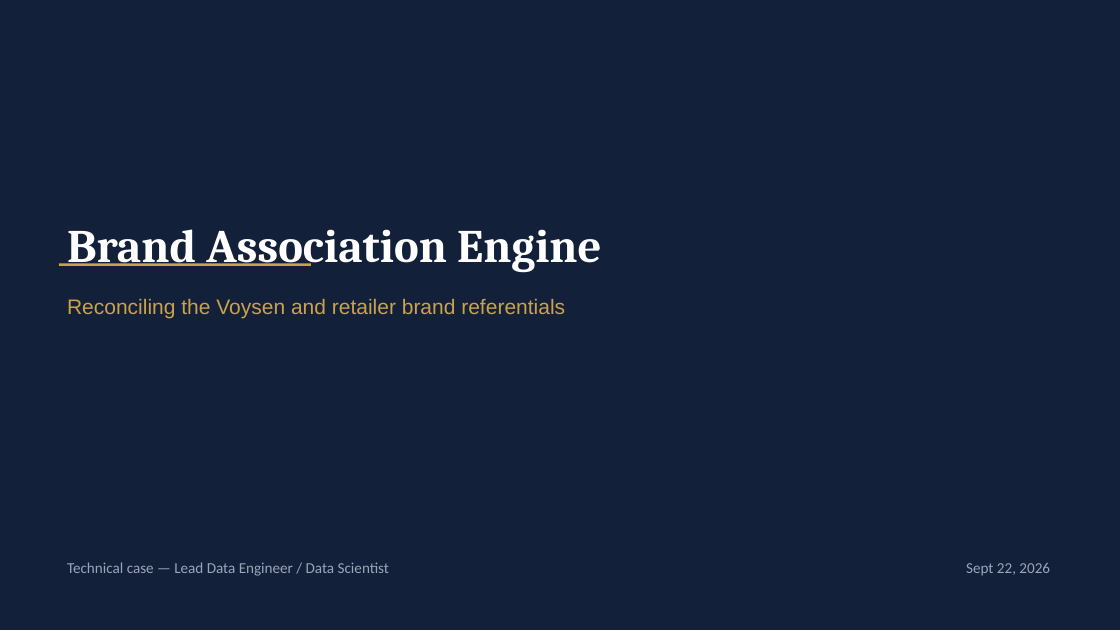
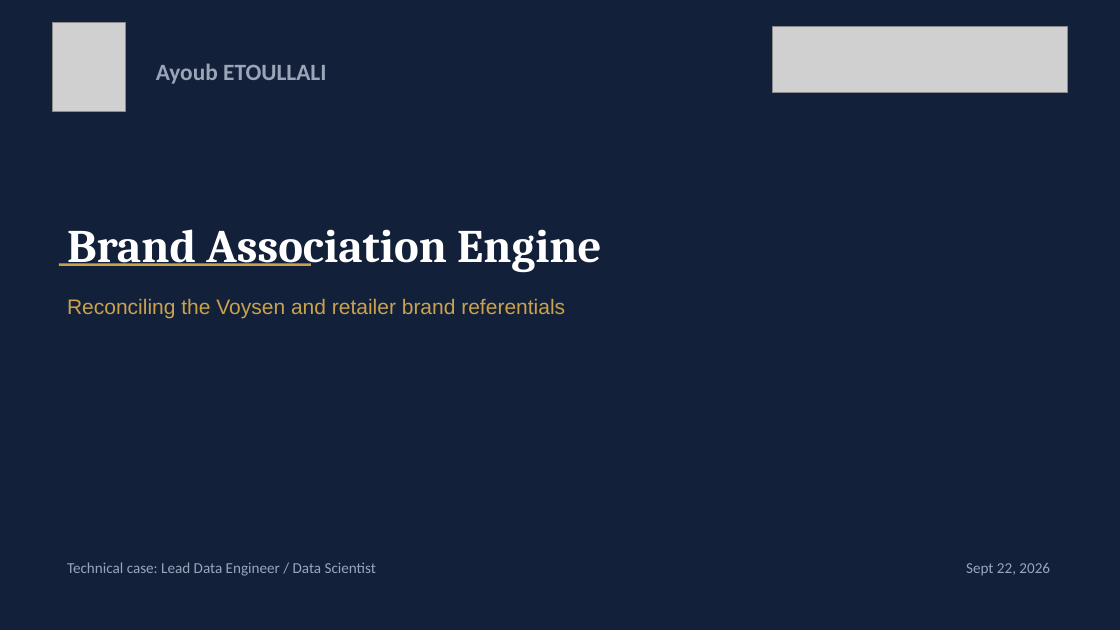
Before and after one commit to Ayoub-etoullali/voysen-brand-matching, a slide deck: slide 1 of Voysen_Brand_Matching_Presentation.pptx. Drawn at 1120x630 pixels with LibreOffice and Linux fonts; fonts in the diff are those of the drawing; grey boxes stand for pictures. Boxes give left, top, right and bottom in pixels: in the first picture for what was removed or moved away, otherwise in the second. Text is boxed around its words. In the diff, an @@ line names an element or a change of style, - is before the commit and + after.

```diff
--- a/Voysen_Brand_Matching_Presentation.pptx
+++ b/Voysen_Brand_Matching_Presentation.pptx
@@ picture added at bbox=[52, 23, 126, 111] @@
@@ picture added at bbox=[772, 27, 1068, 92] @@
@@ text added at bbox=[156, 63, 326, 84], 20 pt, text #9AA5B8, bold @@
+Ayoub ETOULLALI
@@ text at bbox=[67, 562, 376, 576]: text changed @@
-Technical case — Lead Data Engineer / Data Scientist
+Technical case: Lead Data Engineer / Data Scientist
```
Also in this commit, not shown: 7 other slides changed, 1 other file.
